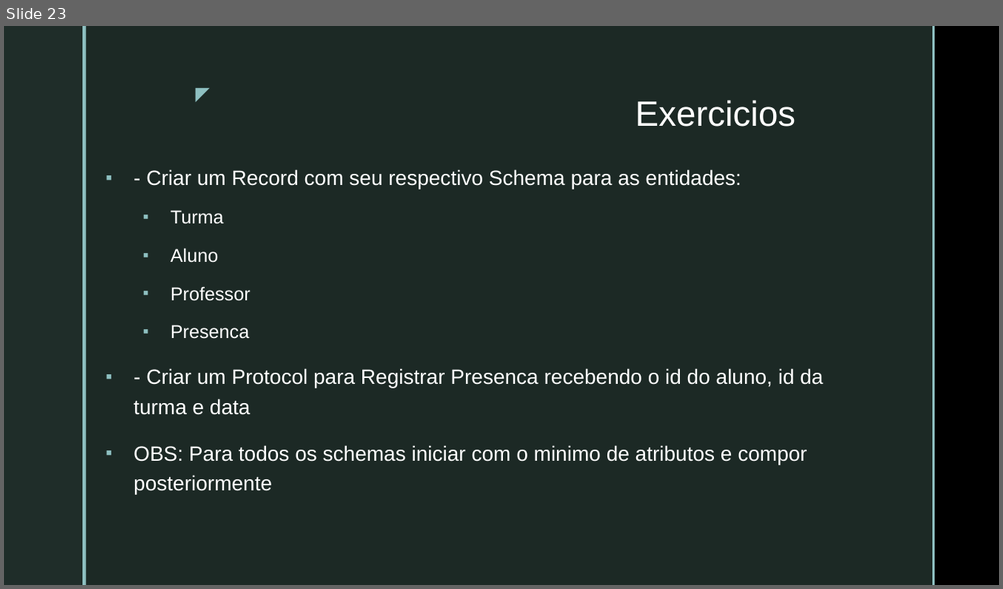
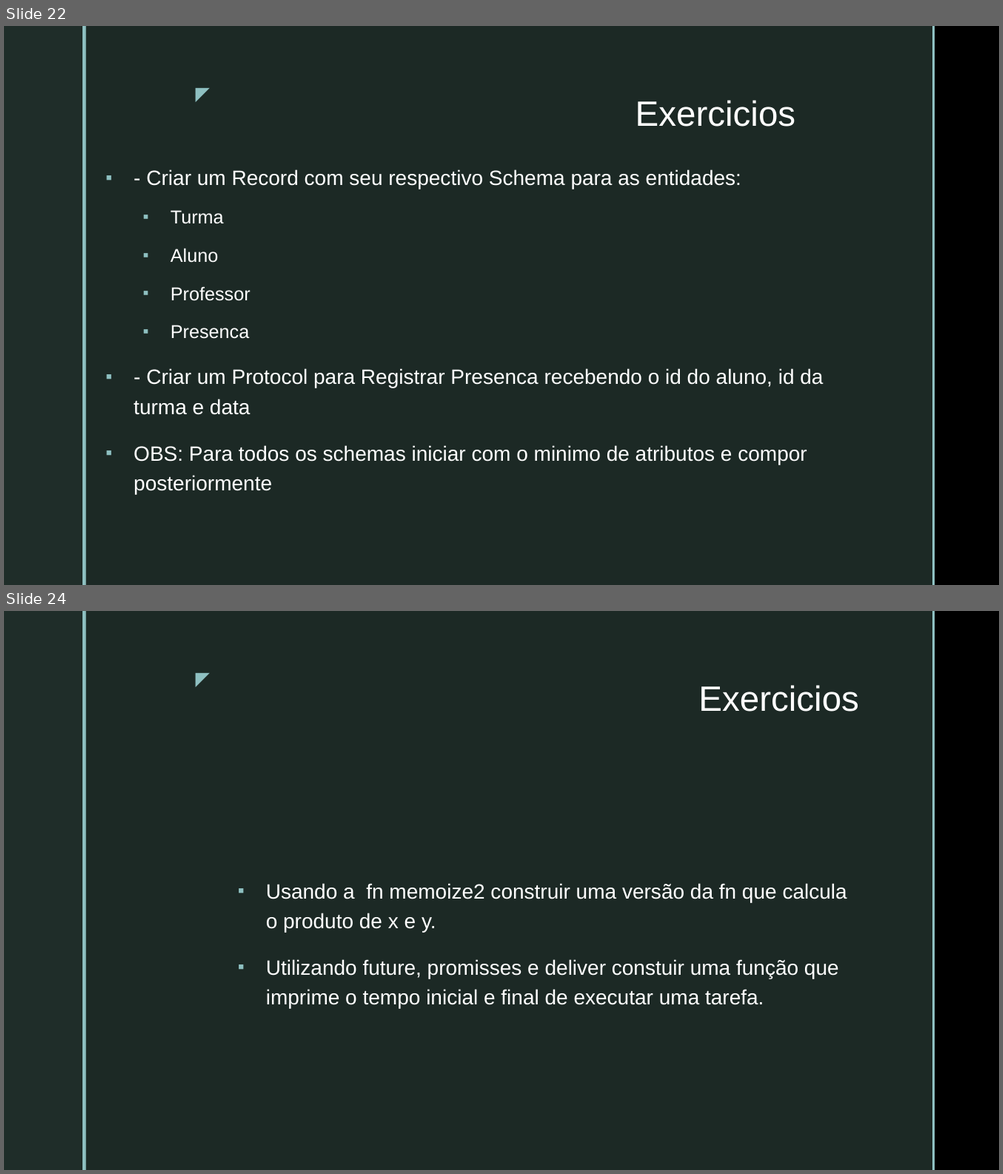
Before and after one commit to VictorInacio/curso-clojure-mybank, a slide deck: doc/NUBOOT-MOD3-PROG-TEC-CLJ.pptx. Shown one above the other, each under a label of ours: slide 23 before the commit, slides 22 and 24 after it; the slides between them are not shown. The pictures are 1003x589 and 1003x1174 pixels, drawn with LibreOffice and Linux fonts; fonts in the diff are those of the drawing; background and template pictures are left out. Boxes give left, top, right and bottom in pixels: in the first picture for what was removed or moved away, otherwise in the second. Text is boxed around its words. In the diff, an @@ line names an element or a change of style, - is before the commit and + after.

```diff
--- a/doc/NUBOOT-MOD3-PROG-TEC-CLJ.pptx
+++ b/doc/NUBOOT-MOD3-PROG-TEC-CLJ.pptx
@@ slide 24 added at box(4, 611, 999, 1170), background picture (left out); not listed: 5 template elements that a slide beside it also shows @@
@@ title added at box(698, 685, 858, 712), 34 pt, text #FFFFFF @@
+Exercicios
@@ text added at box(266, 883, 847, 1008), 20 pt, text #FFFFFF @@
+▪ Usando a fn memoize2 construir uma versão da fn que calcula o produto de x e y.
+▪ Utilizando future, promisses e deliver constuir uma função que imprime o tempo inicial e final de executar uma tarefa.
@@ what was slide 23 is now slide 22 @@
```
Also in this commit, not shown: 1 slide changed, 2 other slides added.
